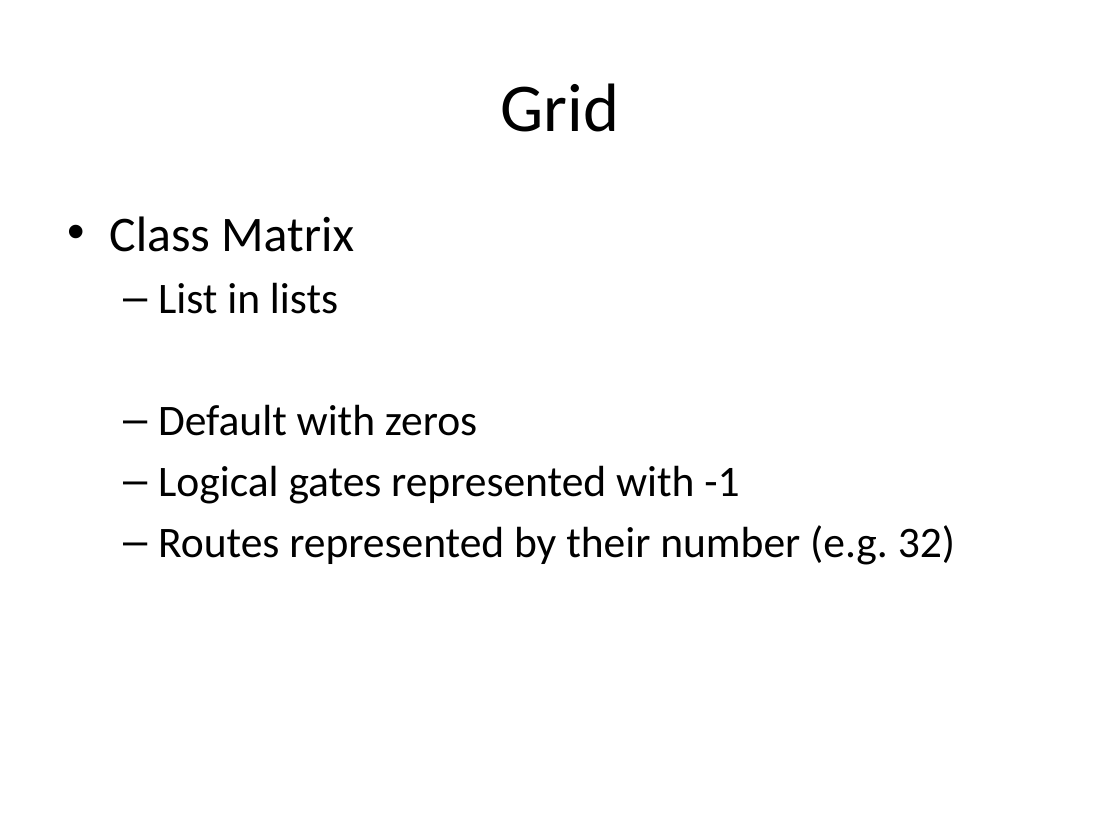
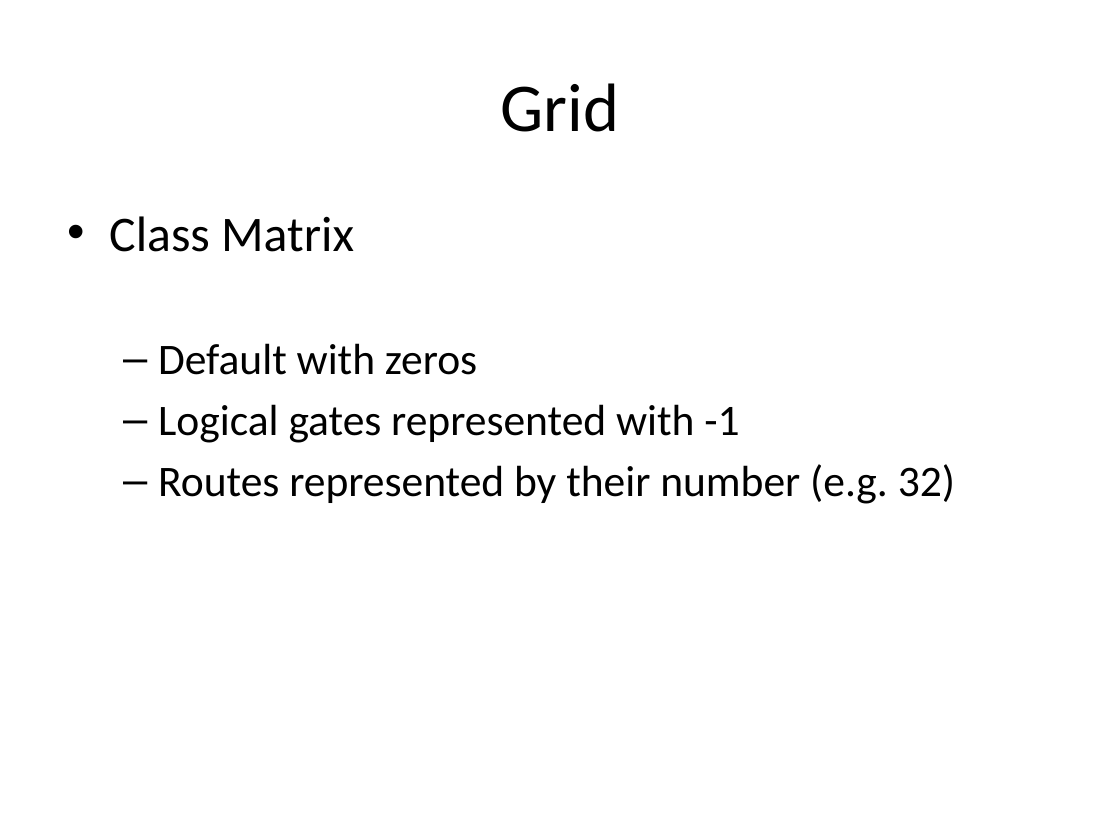
Before and after one commit to michielpauw/Heuristics, a slide deck: slide 4 of Presentatie chips and circuits.pptx. Drawn at 1120x840 pixels with LibreOffice and Linux fonts; fonts in the diff are those of the drawing. Boxes give left, top, right and bottom in pixels: in the first picture for what was removed or moved away, otherwise in the second. Text is boxed around its words. In the diff, an @@ line names an element or a change of style, - is before the commit and + after.

```diff
--- a/Presentatie chips and circuits.pptx
+++ b/Presentatie chips and circuits.pptx
@@ text at box(158, 282, 338, 314): paragraph removed @@
-  – List in lists
```
Also in this commit, not shown: 3 other slides changed, 1 slide removed.
